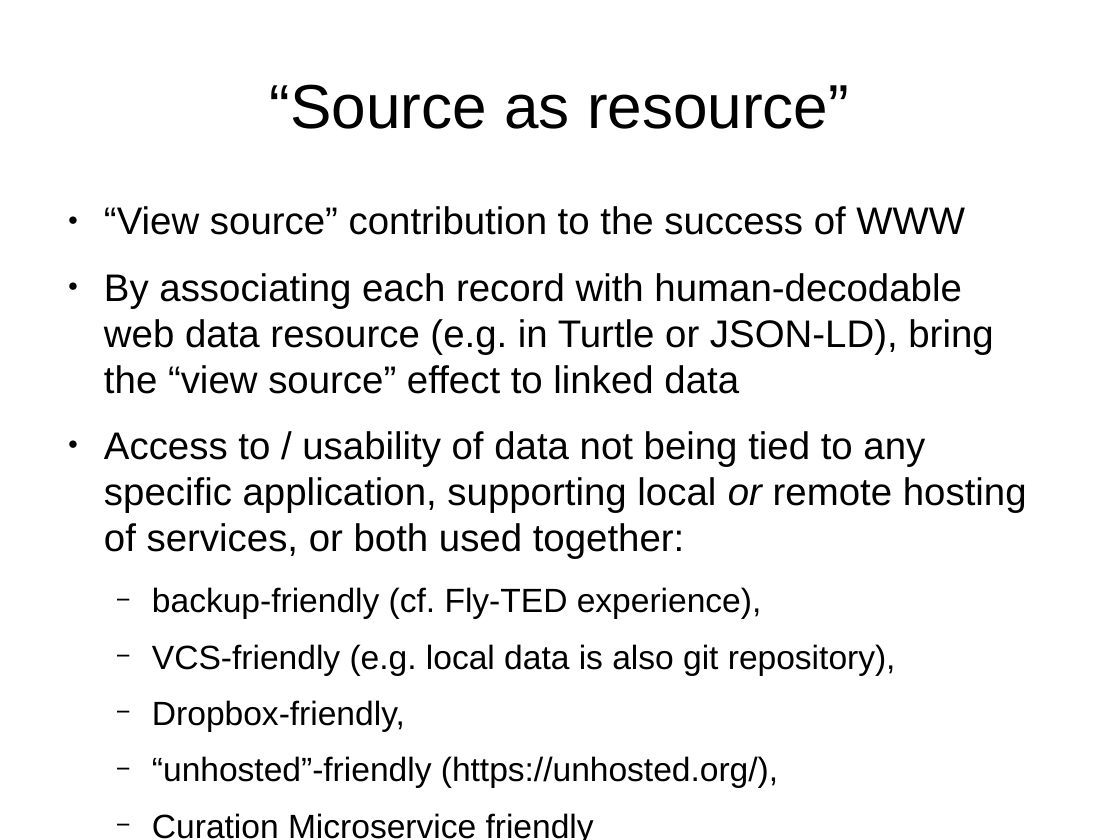
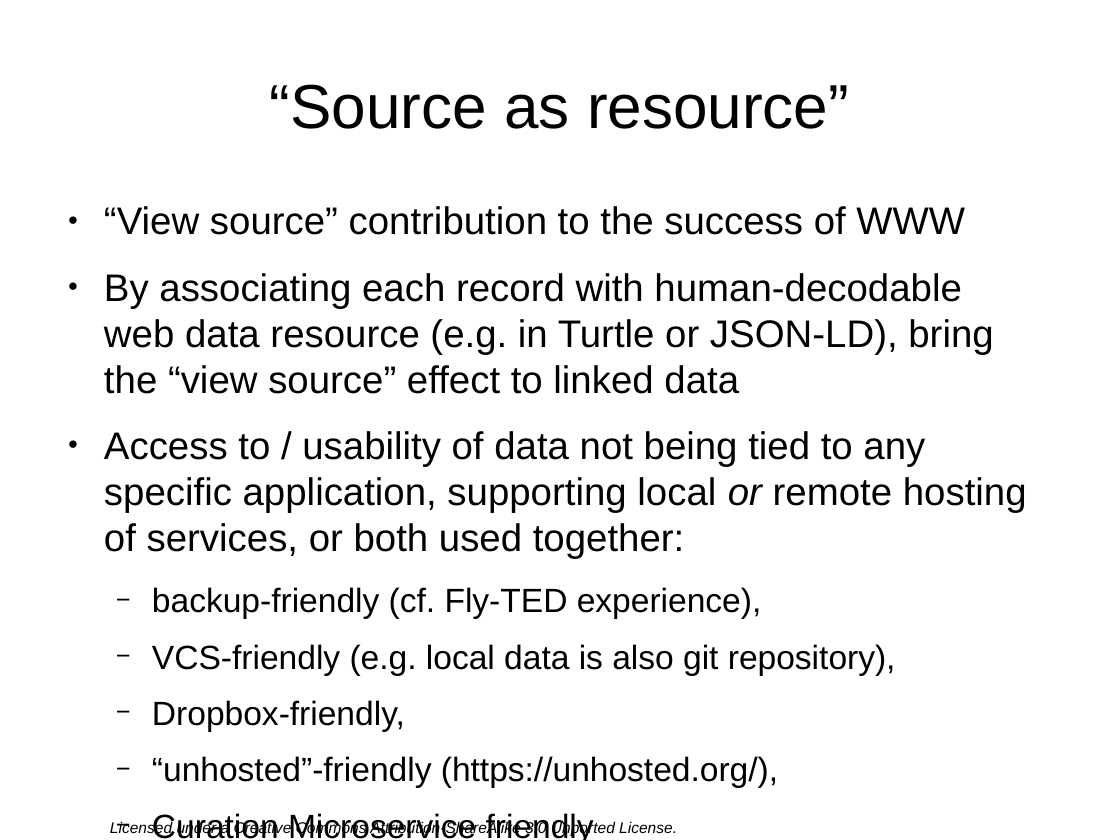
Before and after one commit to gklyne/annalist, a slide deck: slide 11 of presentations/annalist-pitch.odp. Drawn at 1120x840 pixels with LibreOffice and Linux fonts; fonts in the diff are those of the drawing; background and template pictures are left out. Boxes give left, top, right and bottom in pixels: in the first picture for what was removed or moved away, otherwise in the second. Text is boxed around its words. In the diff, an @@ line names an element or a change of style, - is before the commit and + after.

```diff
--- a/presentations/annalist-pitch.odp
+++ b/presentations/annalist-pitch.odp
@@ text added at (110,820,677,836), 11 pt, text #000000, italic @@
+Licensed under a Creative Commons Attribution-ShareAlike 3.0 Unported License.
```
Also in this commit, not shown: 17 other slides changed, 1 slide added, 1 slide removed.
